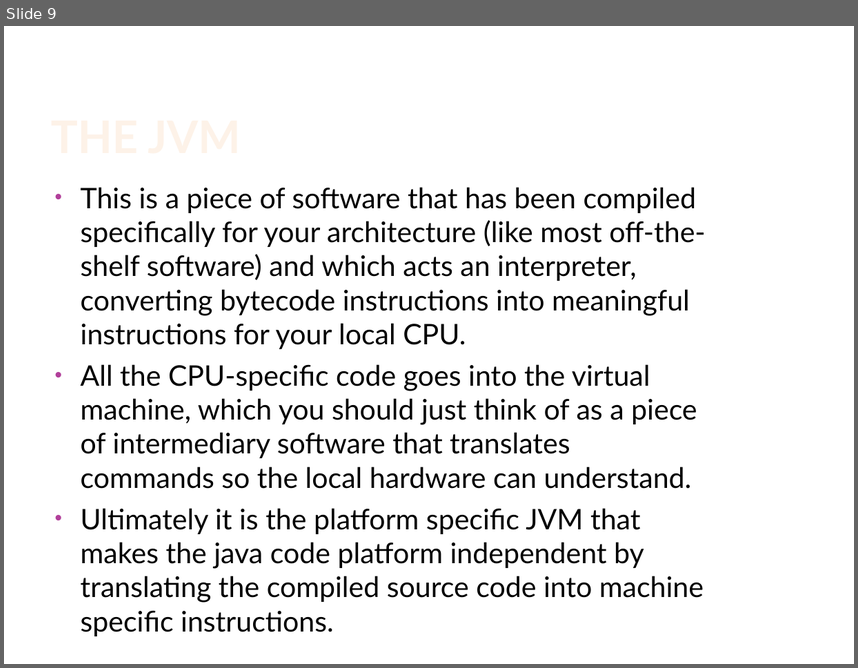
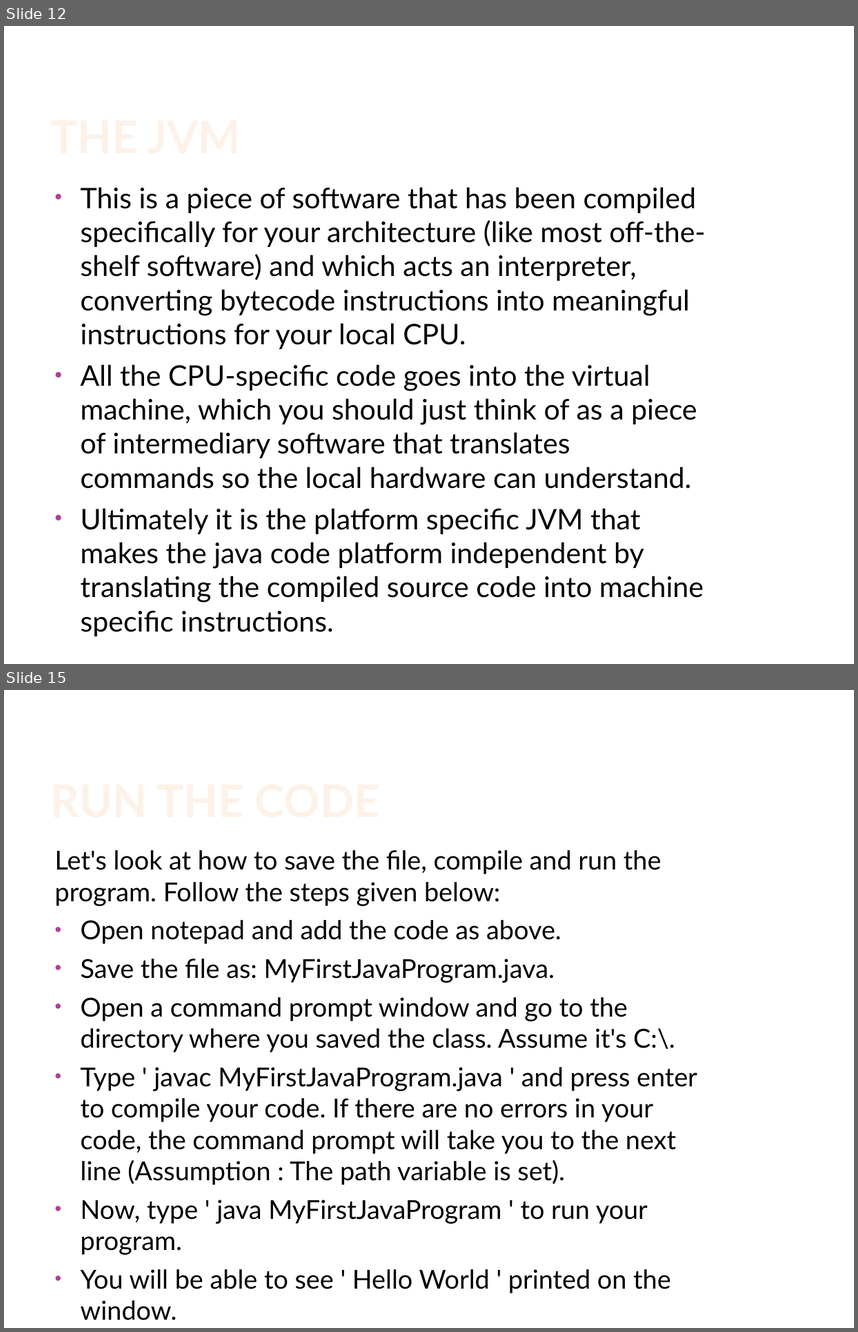
Before and after one commit to sanjeevir/all-my-resources, a slide deck: java/Object orientation.pptx. Shown one above the other, each under a label of ours: slide 9 before the commit, slides 12 and 15 after it; the slides between them are not shown. The pictures are 858x668 and 858x1332 pixels, drawn with LibreOffice and Linux fonts; fonts in the diff are those of the drawing; background and template pictures are left out. Boxes give left, top, right and bottom in pixels: in the first picture for what was removed or moved away, otherwise in the second. Text is boxed around its words. In the diff, an @@ line names an element or a change of style, - is before the commit and + after.

Commit message:
OOP concepts
Added few java examples and uml to OOP concepts

```diff
--- a/java/Object orientation.pptx
+++ b/java/Object orientation.pptx
@@ slide 15 added at (4, 690, 854, 1328), background #FFFFFF @@
@@ title added at (47, 720, 720, 826), 38 pt, text gradient #FEF7F1 to #FEF3E8 to #FBCF9C to #F9B94C, bold @@
+RUN THE CODE
@@ text added at (55, 850, 697, 1293), 22.1 pt, text #000000 @@
+Let's look at how to save the file, compile and run the program. Follow the steps given below:
+• Open notepad and add the code as above.
+• Save the file as: MyFirstJavaProgram.java.
+• Open a command prompt window and go to the directory where you saved the class. Assume it's C:\.
+• Type ' javac MyFirstJavaProgram.java ' and press enter to compile your code. If there are no errors in your code, the command prompt will take you to the next line (Assumption : The path variable is set).
+• Now, type ' java MyFirstJavaProgram ' to run your program.
+• You will be able to see ' Hello World ' printed on the window.
@@ what was slide 9 is now slide 12 @@
```
Also in this commit, not shown: 5 slides changed, 19 other slides added, 2 slides removed.
